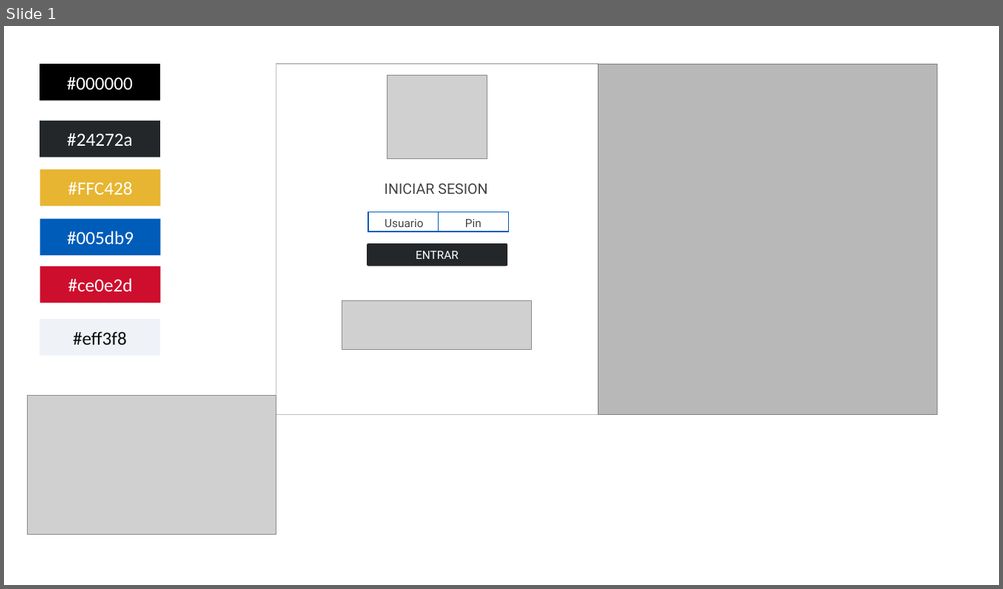
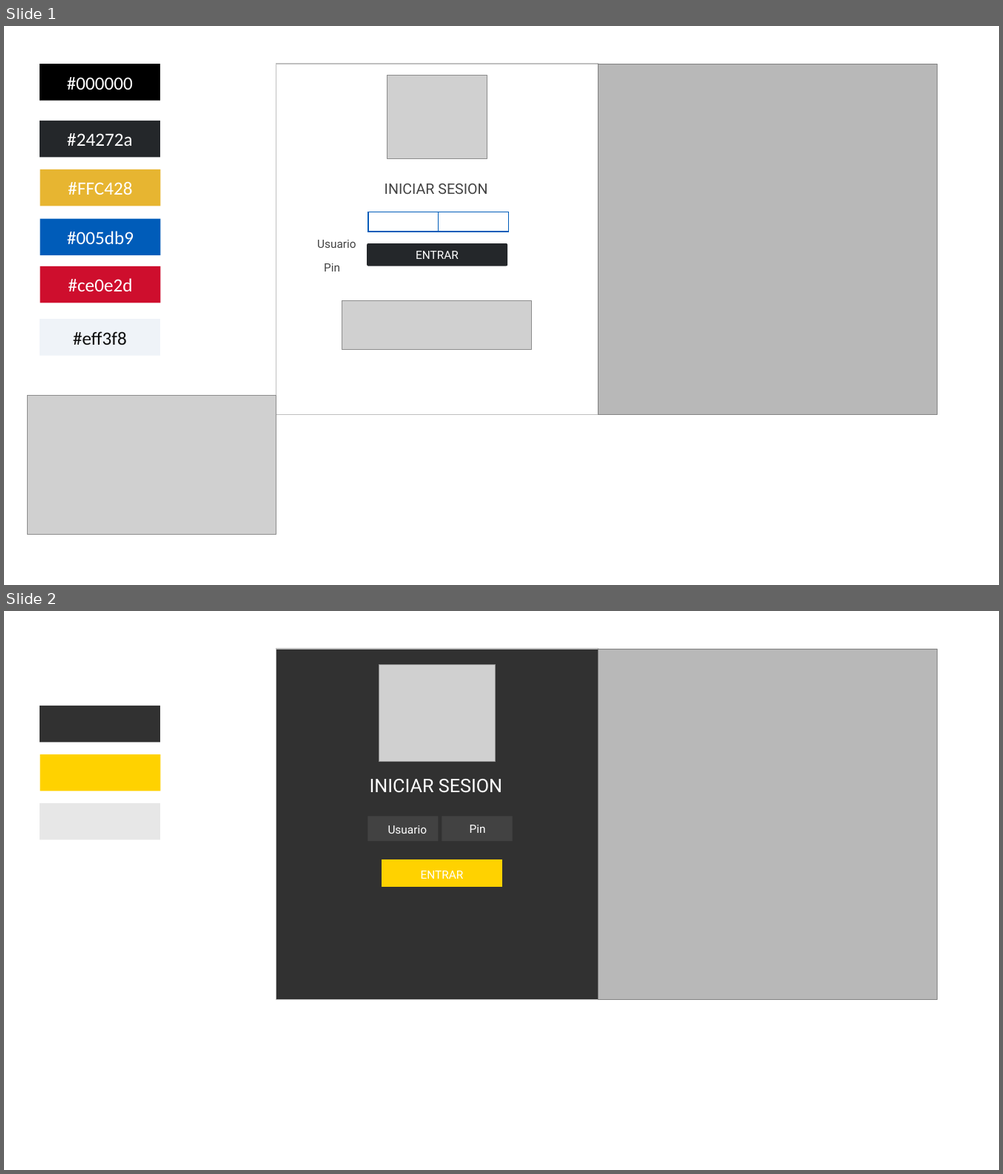
Before and after one commit to ITT-2153/GymSystem, a slide deck: UI.pptx. Shown one above the other, each under a label of ours: slide 1 before the commit, slides 1 and 2 after it. The pictures are 1003x589 and 1003x1174 pixels, drawn with LibreOffice and Linux fonts; fonts in the diff are those of the drawing; grey boxes stand for pictures. Boxes give left, top, right and bottom in pixels: in the first picture for what was removed or moved away, otherwise in the second. Text is boxed around its words. In the diff, an @@ line names an element or a change of style, - is before the commit and + after.

```diff
--- a/UI.pptx
+++ b/UI.pptx
@@ slide 2 added at [4, 611, 999, 1170], background #FFFFFF @@
@@ rectangle added at [276, 649, 598, 1000], fill #313131, outline #BFBFBF 1 pt @@
@@ picture added at [598, 649, 937, 1000] @@
@@ rectangle added at [598, 649, 937, 1000], fill #424242 at 17% opacity @@
@@ picture added at [378, 665, 495, 762] @@
@@ rectangle added at [40, 706, 161, 742], fill #313131 @@
@@ rectangle added at [40, 755, 161, 791], fill #FFD200 @@
@@ text added at [370, 779, 502, 793], 18 pt, text #FFFFFF @@
+INICIAR SESION
@@ rectangle added at [40, 803, 161, 840], fill #E7E7E7 @@
@@ rectangle added at [367, 816, 438, 841], fill #424242 @@
@@ text added at [388, 826, 427, 834], 11 pt, text #FFFFFF @@
+Usuario
@@ rectangle added at [442, 816, 512, 841], fill #424242 @@
@@ text added at [469, 825, 486, 833], 11 pt, text #FFFFFF @@
+Pin
@@ rectangle added at [381, 860, 503, 887], fill #FFD200 @@
@@ text added at [421, 871, 464, 879], 11 pt, text #FFFFFF @@
+ENTRAR
@@ slide 1 changed as well @@
@@ text "Usuario": place and size @@
-text "Usuario" at [384, 219, 424, 227]
+text "Usuario" at [317, 240, 356, 248]
@@ text "Pin": place and size @@
-text "Pin" at [465, 219, 481, 227]
+text "Pin" at [324, 264, 340, 272]
```
Also in this commit, not shown: 1 other slide added, 20 other files.
